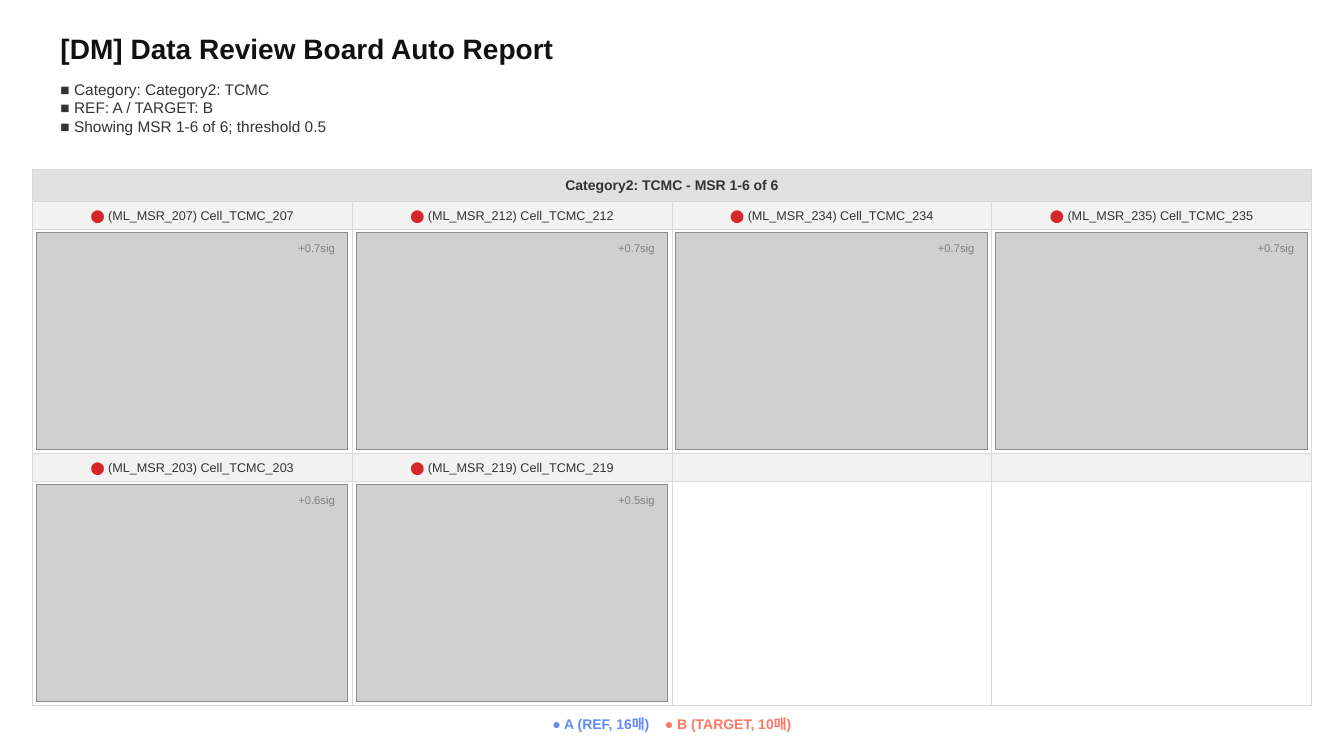
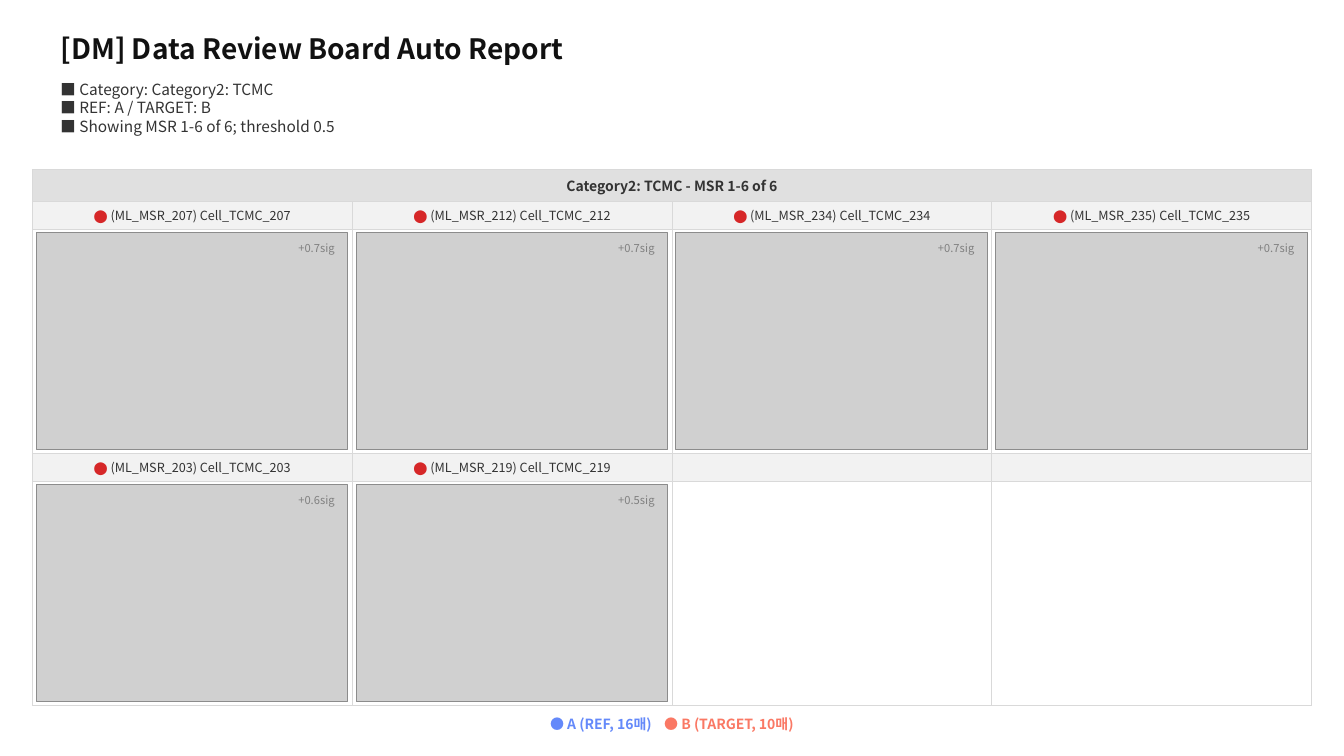
Before and after one commit to parktj4264/DRB-Code, a slide deck: slide 7 of output/sigma_summary_latest.pptx. Drawn at 1344x756 pixels with LibreOffice and Linux fonts; fonts in the diff are those of the drawing; grey boxes stand for pictures. Boxes give left, top, right and bottom in pixels: in the first picture for what was removed or moved away, otherwise in the second. Text is boxed around its words. In the diff, an @@ line names an element or a change of style, - is before the commit and + after.

```diff
--- a/output/sigma_summary_latest.pptx
+++ b/output/sigma_summary_latest.pptx
@@ table at [32, 169, 1311, 706] @@
@@ font Arial to Noto Sans CJK KR @@
@@ font Arial to Noto Sans CJK KR in 15 elements at [60, 36, 564, 65], [79, 83, 334, 136], [111, 210, 291, 223], [298, 244, 334, 255], [430, 210, 611, 223], [618, 243, 654, 255], [750, 210, 931, 223], [938, 243, 974, 255], [1070, 210, 1250, 223], [1258, 243, 1294, 255], [111, 462, 291, 475], [298, 496, 334, 507], [430, 462, 611, 475], [618, 495, 654, 507], [567, 717, 794, 732] @@
```
Also in this commit, not shown: 6 other slides changed, 15 other files.
